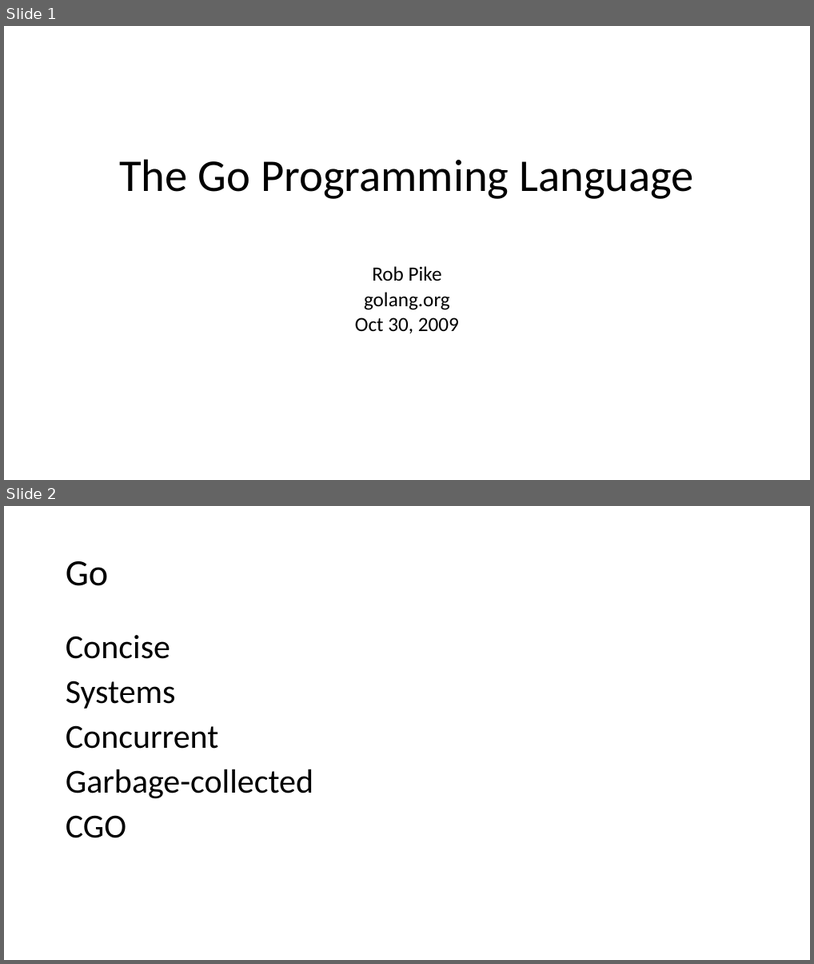
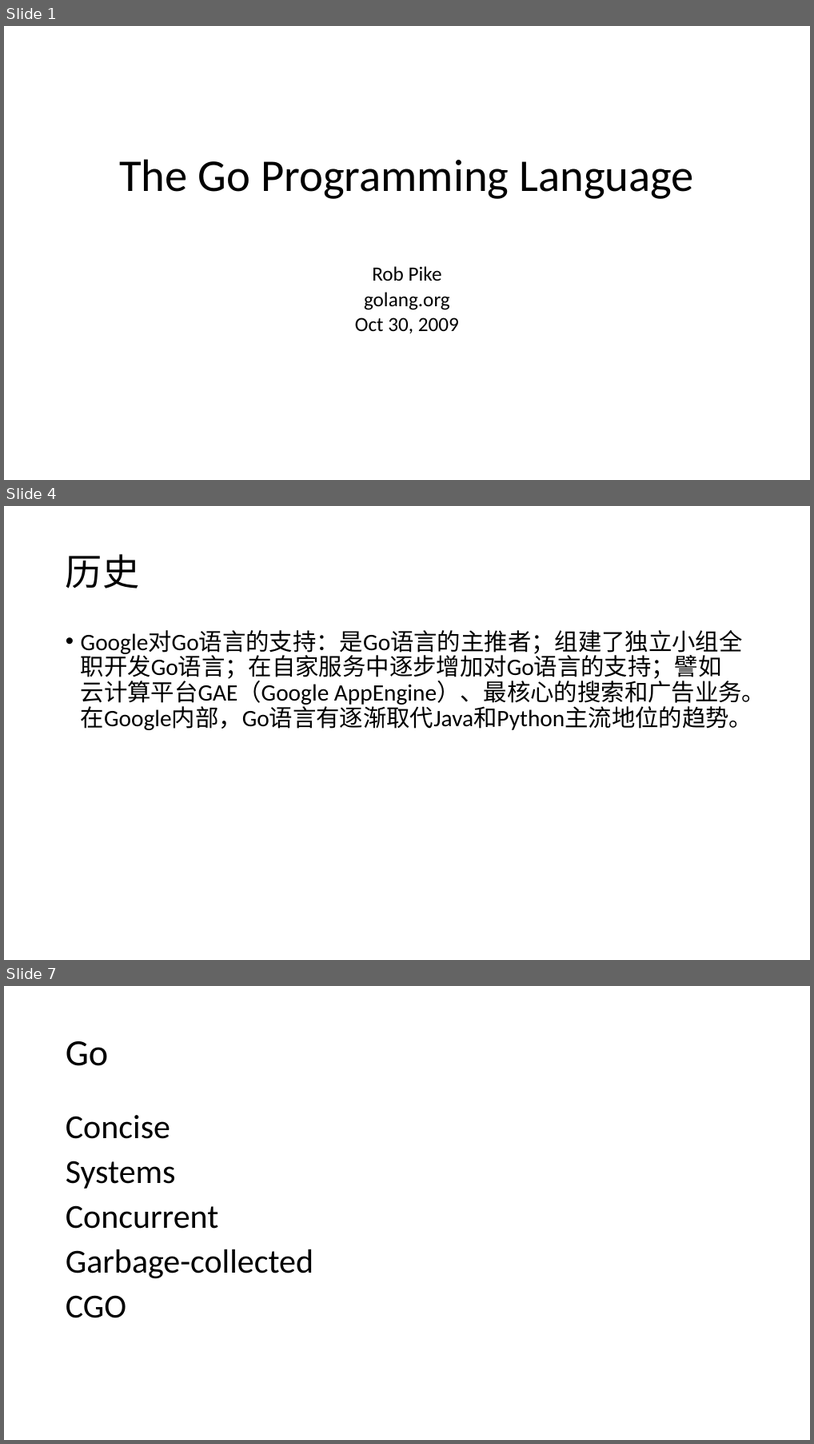
Before and after one commit to firstbird/goPresent, a slide deck: go introduction.pptx. Shown one above the other, each under a label of ours: slides 1 and 2 before the commit, slides 1, 4 and 7 after it; the slides between them are not shown. The pictures are 814x964 and 814x1444 pixels, drawn with LibreOffice and Linux fonts; fonts in the diff are those of the drawing. Boxes give left, top, right and bottom in pixels: in the first picture for what was removed or moved away, otherwise in the second. Text is boxed around its words. In the diff, an @@ line names an element or a change of style, - is before the commit and + after.

```diff
--- a/go introduction.pptx
+++ b/go introduction.pptx
@@ slide 4 added at [4, 506, 810, 960], background #FFFFFF @@
@@ title added at [66, 554, 139, 588], 44 pt, text #000000 @@
+历史
@@ text added at [81, 630, 766, 730], 28 pt, text #000000 @@
+• Google对Go语言的支持：是Go语言的主推者；组建了独立小组全职开发Go语言；在自家服务中逐步增加对Go语言的支持；譬如 云计算平台GAE（Google AppEngine）、最核心的搜索和广告业务。在Google内部，Go语言有逐渐取代Java和Python主流地位的趋势。
@@ what was slide 2 is now slide 7 @@
```
Also in this commit, not shown: 5 other slides added, 3 other files.
